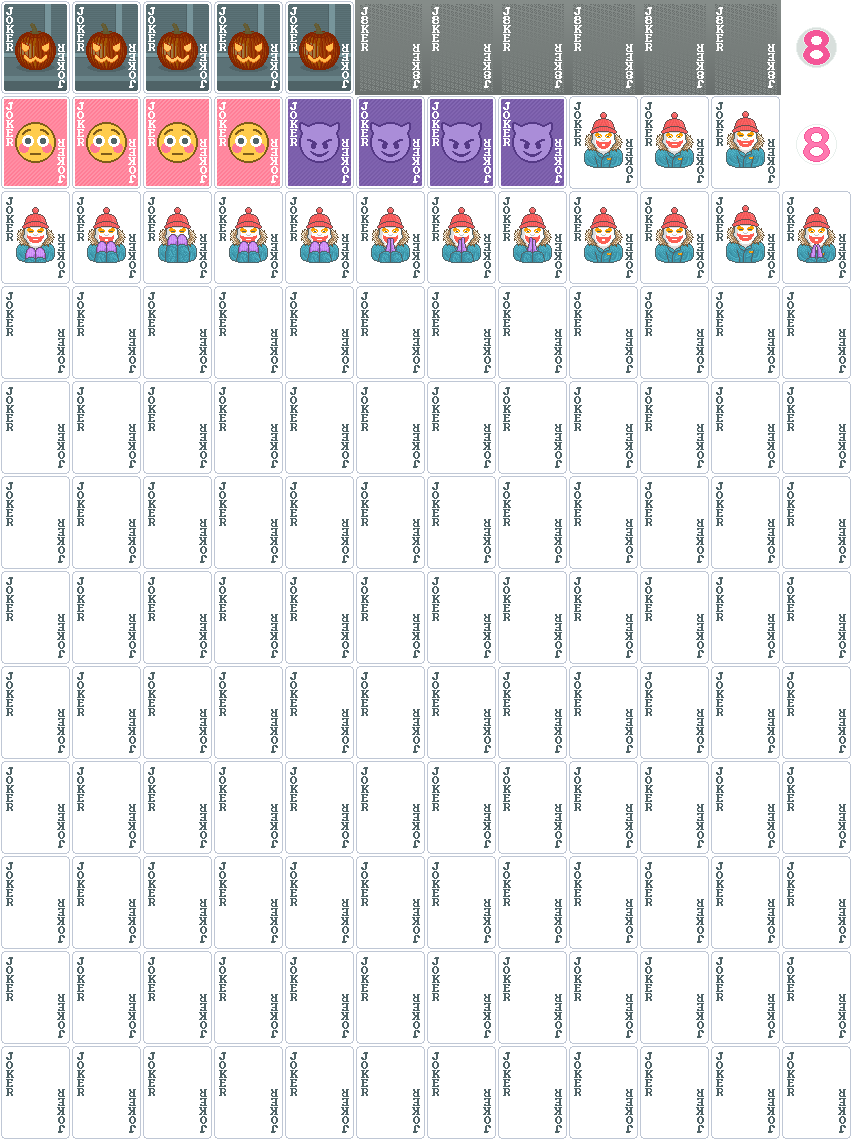
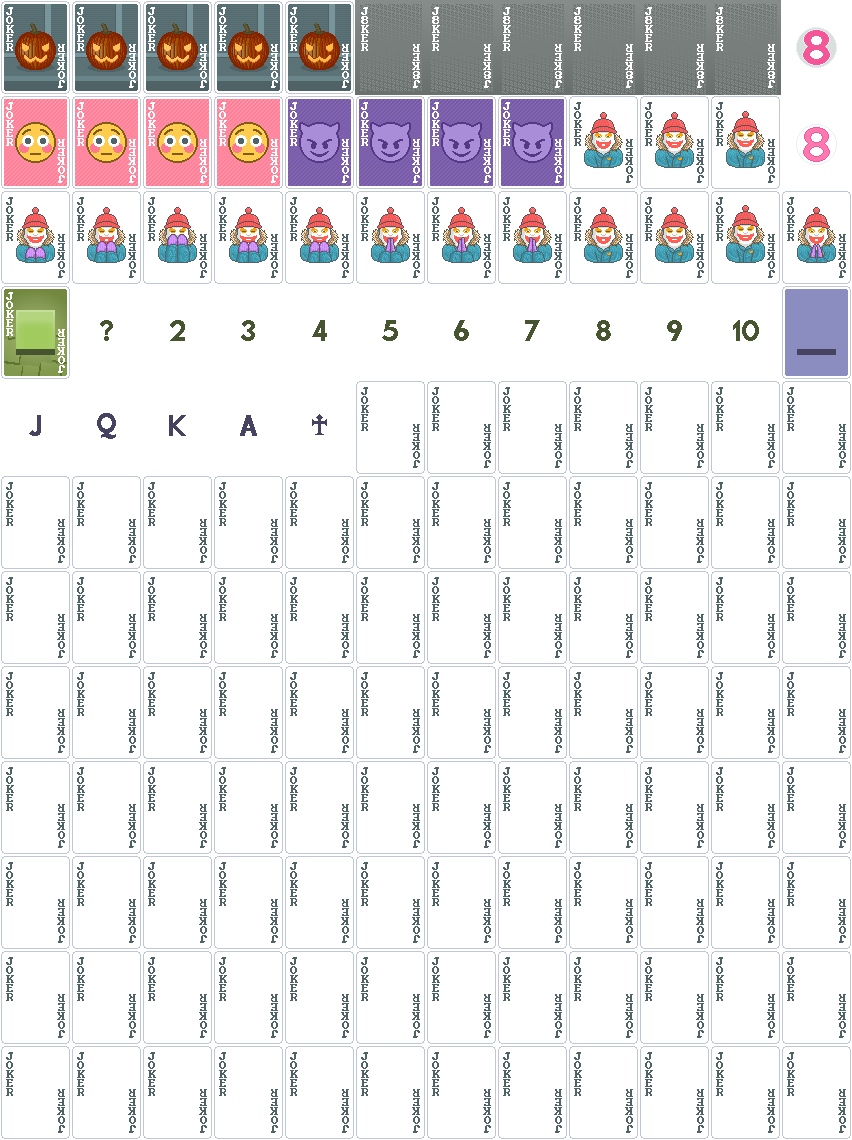
Layer changes from the first 852px x 1140px image to the second:
added group "Layer Group #13" with 10 layers above "Layer Group #3" over [4, 289, 848, 439]
added layer "Pasted Layer #3" in group "Layer Group #13" over [312, 414, 327, 435]
added layer "jimbo.png copy #106" in group "Layer Group #13" over [29, 413, 257, 439]
added layer "jimbo.png copy #80" in group "Layer Group #13" over [100, 320, 759, 341]
added group "Layer Group #14" with 3 layers in group "Layer Group #13" over [785, 289, 848, 376]
added layer "Layer Group #145" in group "Layer Group #14" over [797, 349, 836, 355]
added layer "Pasted Layer #1" (lch hue) in group "Layer Group #14" over [785, 289, 848, 376]
added layer "Layer Group #144" in group "Layer Group #14" over [785, 289, 848, 376]
added layer "Layer Group #143" in group "Layer Group #13" over [4, 289, 67, 376]
painted on "Layer Group #133" over [314, 23, 325, 34]
painted on "Layer Group #132" over [243, 23, 254, 34]
painted on "Layer Group #131" over [172, 23, 183, 34]
painted on "Layer Group #130" over [101, 23, 112, 34]
painted on "Layer Group #129" over [30, 23, 41, 34]
painted on "ModdedVanilla.png copy #24" over [1, 286, 780, 474]
